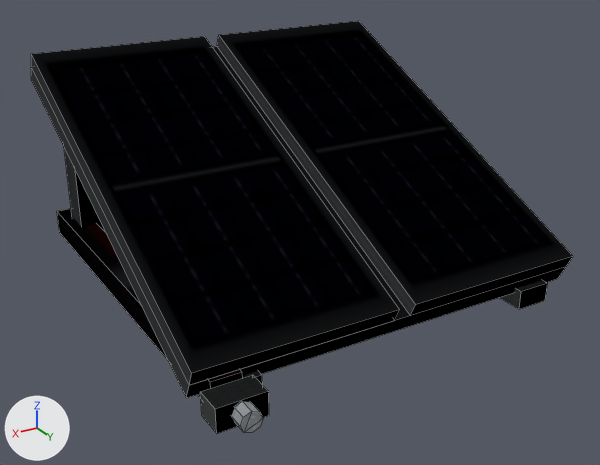
A saved change to the OBJ model src/main/resources/assets/electricity/models/pv_tilt/pv_tilt.obj.
The view is the same before and after, from a 50 mm camera at (0.922, 1.576, 0.875) aimed at (0.023, 0.076, 0.125). The axes (+X, +Y, +Z) are drawn at lower left. The lights are the same throughout. The first picture is the older version. Mesh edges are drawn as thin lines. Where no turn or scale is listed for an object, it has been applied to the vertices.

Names of what the first picture shows: 'frame', 'harness', 'harness.001', 'harness_input', 'harness_input.001', 'harness_input.002', 'legs', 'modules.001', 'modules.002'.
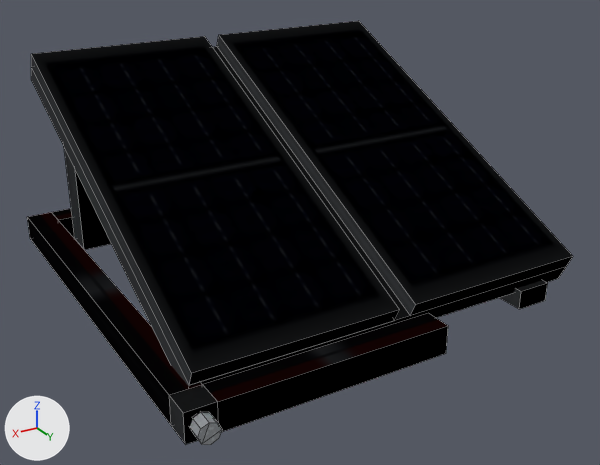
Boxes (x1, y1, x2, y2) around the edits, measured in the pictures (600 x 465 px):
'harness.001', mesh moved: before (57, 208, 242, 382); after (28, 212, 202, 395)
'harness_entry_north', added: after (218, 326, 448, 432)
'harness', moved: before (57, 212, 243, 399); after (27, 217, 171, 425)
'harness_entry_north.001', added: after (202, 313, 448, 402)
'harness_input', reshaped: before (200, 391, 269, 434); after (169, 385, 222, 445)
'harness_input.001', deleted: before (201, 375, 268, 409)
'harness_input.002', deleted: before (232, 402, 263, 433)
'harness_entry_south.001', added: after (52, 208, 72, 220)

The change in detail:
me_harness is used by ob_harness; location (0.0, 0.0, 0.0).
me_harness had 8 vertices, 5 faces and spanned x 0.36..0.423, y -0.5..0.44, z 0.0..0.063.
me_harness now has 8 vertices, 5 faces and spans x 0.438..0.5, y -0.5..0.44, z 0.0..0.063.
me_harness part 1: the whole mesh is moved by (0.077, 0.0, 0.0).
me_harness_001 is used by ob_harness_001; location (0.0, 0.0, 0.0).
me_harness_001 had 4 vertices, 1 face and spanned x 0.36..0.423, y -0.5..0.44, z 0.062..0.063.
me_harness_001 now has 4 vertices, 1 face and spans x 0.438..0.5, y -0.5..0.44, z 0.062..0.063.
me_harness_001 part 2: the whole mesh is moved by (0.077, 0.0, 0.0).
me_harness_input is used by ob_harness_input; location (0.0, 0.0, 0.0).
me_harness_input had 8 vertices, 5 faces and spanned x 0.34..0.4425, y 0.44..0.5, z 0.0..0.05.
me_harness_input no longer uses material mat_cabinet (picture img_pv_cabinet_png).
me_harness_input now has 24 vertices, 20 faces and spans x 0.4375..0.5, y 0.44..0.533, z 0.0..0.0625.
me_harness_input part 3: the whole mesh is rebuilt.
me_harness_input gains material mat_steel (picture img_pv_steel_png).
Mesh me_harness_entry_south_001 is new.
It has 4 vertices, 1 face and spans x -0.062..0.438, y -0.5..-0.438, z 0.063.
It uses material mat_dc_cable (picture img_dc_harness_png).
Mesh me_harness_entry_north_001 is new.
It has 4 vertices, 1 face and spans x -0.062..0.438, y 0.438..0.5, z 0.062.
It uses material mat_dc_cable (picture img_dc_harness_png).
Mesh me_harness_entry_north is new.
It has 8 vertices, 5 faces and spans x -0.062..0.438, y 0.438..0.5, z 0.0..0.062.
It uses material mat_dc_jacket (picture img_dc_jacket_png).
Object 'harness_input.001' (ob_harness_input_001) is deleted.
Object 'harness_input.002' (ob_harness_input_002) is deleted.
Object 'harness_entry_south.001' (ob_harness_entry_south_001) is new; it shows me_harness_entry_south_001.
Its location is (0.0, 0.0, 0.0).
Object 'harness_entry_north.001' (ob_harness_entry_north_001) is new; it shows me_harness_entry_north_001.
Its location is (0.0, 0.0, 0.0).
Object 'harness_entry_north' (ob_harness_entry_north) is new; it shows me_harness_entry_north.
Its location is (0.0, 0.0, 0.0).
